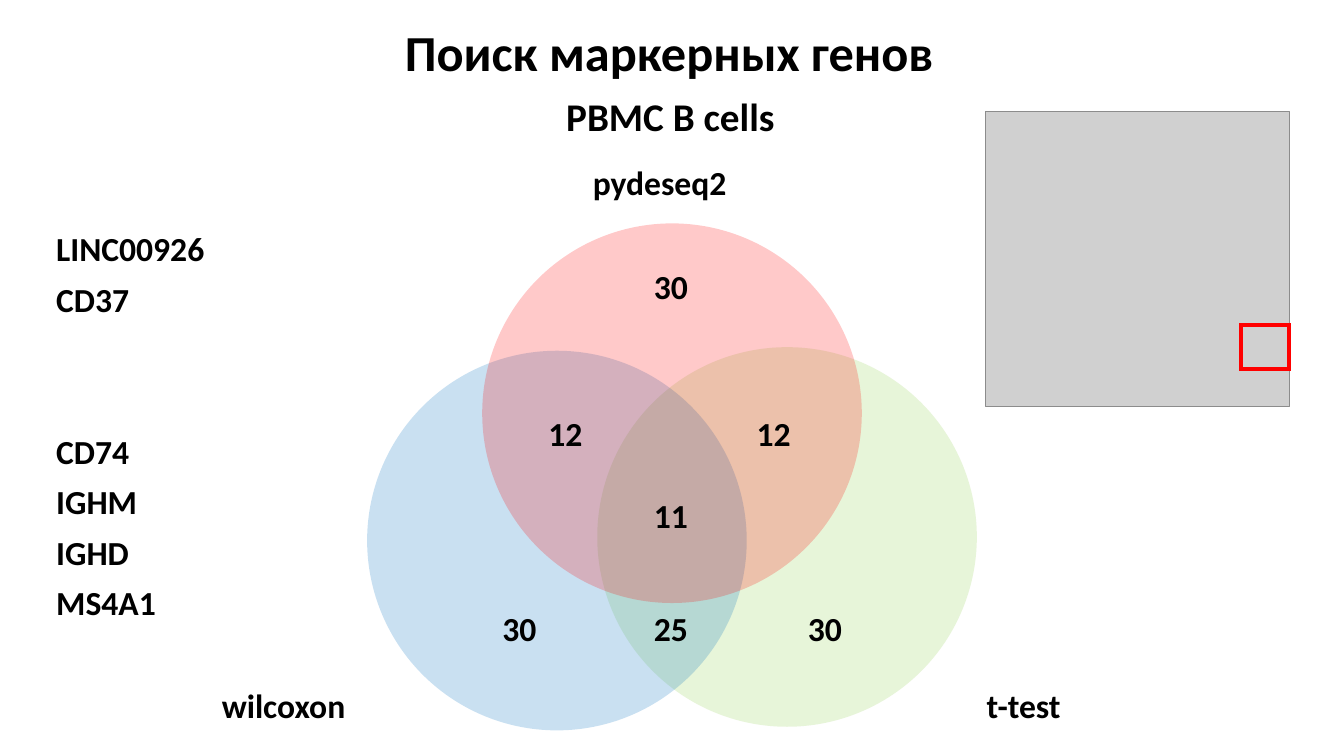
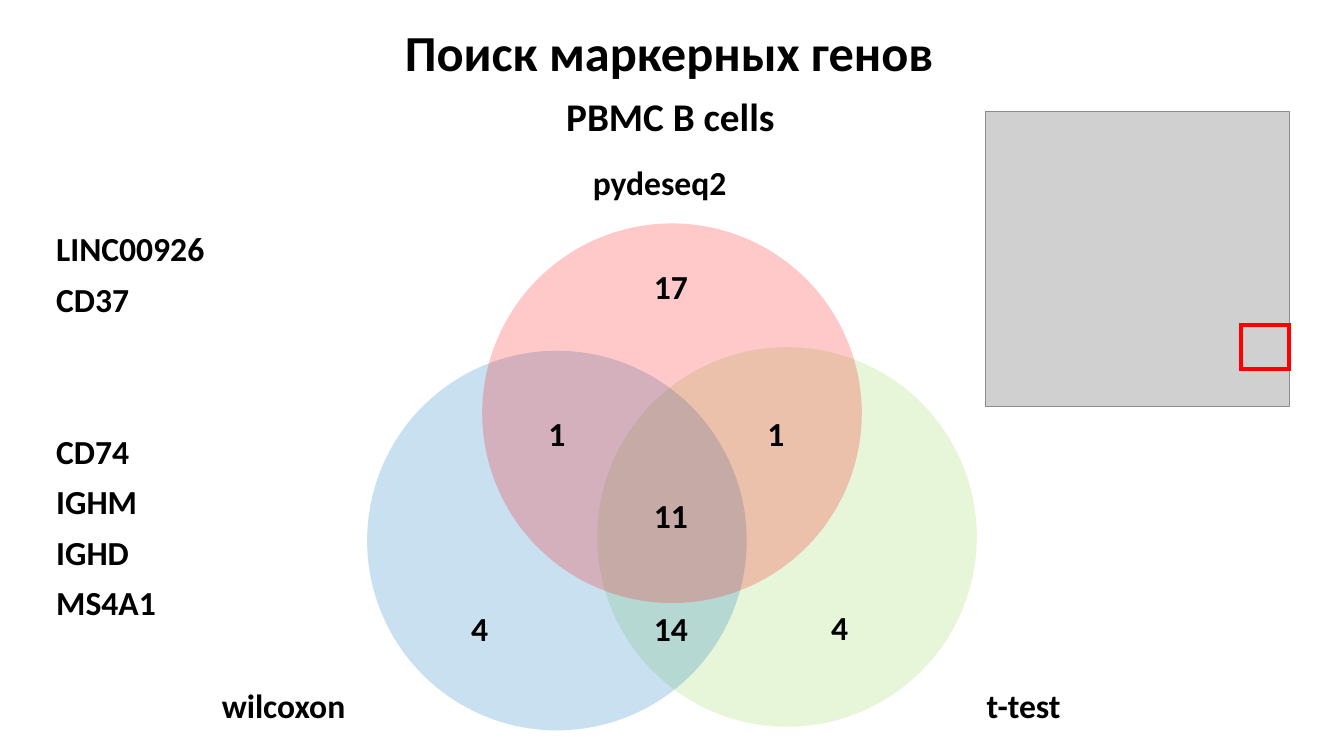
Before and after one commit to MinerArt17/Karpushov_SC_Project, a slide deck: slide 5 of Karpushov_SC_Project.pptx. Drawn at 1344x756 pixels with LibreOffice and Linux fonts; fonts in the diff are those of the drawing; grey boxes stand for pictures. Boxes give left, top, right and bottom in pixels: in the first picture for what was removed or moved away, otherwise in the second. Text is boxed around its words. In the diff, an @@ line names an element or a change of style, - is before the commit and + after.

```diff
--- a/Karpushov_SC_Project.pptx
+++ b/Karpushov_SC_Project.pptx
@@ text at (654,277,688,299): text changed @@
-30
+17
@@ text at (548,424,565,446): text changed @@
-12
+1
@@ text at (767,424,784,446): text changed @@
-12
+1
@@ text at (471,619,488,641): text changed @@
-30
+4
@@ text at (654,619,688,641): text changed @@
-25
+14
@@ text at (831,618,848,640): text changed @@
-30
+4
```
Also in this commit, not shown: 3 other slides changed, 2 slides added.
